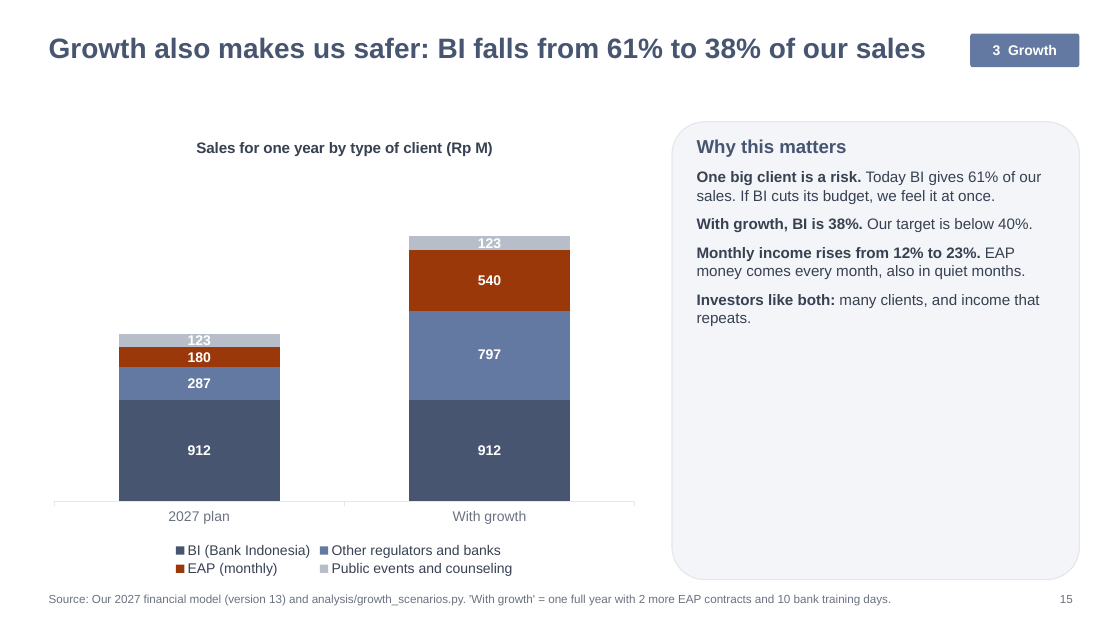
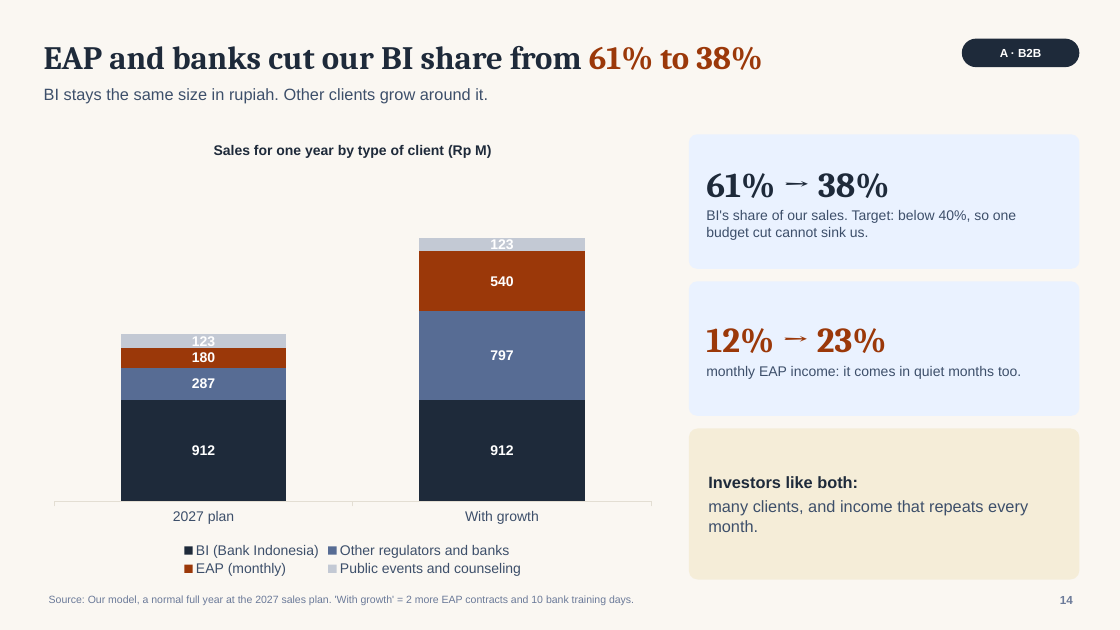
Before and after one commit to galihnxs/financial-estimations, a slide deck: slide 14 of TemanJourney_Growth_Recommendation.pptx (slide 15 before the commit). Drawn at 1120x630 pixels with LibreOffice and Linux fonts; fonts in the diff are those of the drawing. Boxes give left, top, right and bottom in pixels: in the first picture for what was removed or moved away, otherwise in the second. Text is boxed around its words. In the diff, an @@ line names an element or a change of style, - is before the commit and + after.

```diff
--- a/TemanJourney_Growth_Recommendation.pptx
+++ b/TemanJourney_Growth_Recommendation.pptx
@@ background #FFFFFF to #FAF7F2 @@
@@ text "EAP and banks cut our ..." at (44,46,763,70): vertical alignment top to middle @@
@@ text at (44,46,763,70): text changed; size 24 to 28 pt; font Arial to Cambria; text colour #475571 to #1E2A3A @@
-Growth also makes us safer: BI falls from 61% to 38% of our sales
+EAP and banks cut our BI share from 61% to 38%
@@ rounded rectangle added at (962,39,1080,67), fill #1E2A3A, 10 pt, text #FFFFFF, bold @@
+A · B2B
@@ rounded rectangle removed at (970,34,1080,67) @@
-3 Growth
@@ text added at (44,88,488,104), 14 pt, text #3D4F6A @@
+BI stays the same size in rupiah. Other clients grow around it.
@@ column stacked chart at (42,126,664,580) @@
@@ colour of BI (Bank Indonesia) #475571 to #1E2A3A @@
@@ colour of Other regulators and banks #6379A1 to #576C94 @@
@@ colour of Public events and counseling #B8BEC9 to #C3C9D4 @@
@@ legend changed @@
@@ category axis changed @@
@@ column stacked chart: place and size @@
-column stacked chart at (42,122,647,580)
+column stacked chart at (42,126,664,580)
@@ rounded rectangle removed at (672,122,1080,580) @@
-Why this matters
-One big client is a risk. Today BI gives 61% of our sales. If BI cuts its budget, we feel it at once.
-With growth, BI is 38%. Our target is below 40%.
-Monthly income rises from 12% to 23%. EAP money comes every month, also in quiet months.
-Investors like both: many clients, and income that repeats.
@@ rounded rectangle added at (689,134,1080,269), fill #EAF2FF, 12 pt, text #3D4F6A @@
+61% → 38%
+BI's share of our sales. Target: below 40%, so one budget cut cannot sink us.
@@ rounded rectangle added at (689,281,1080,416), fill #EAF2FF, 12 pt, text #3D4F6A @@
+12% → 23%
+monthly EAP income: it comes in quiet months too.
@@ rounded rectangle added at (689,429,1080,580), fill #F5EDD8, 14 pt, text #3D4F6A @@
+Investors like both:
+many clients, and income that repeats every month.
@@ text at (49,595,634,605): text changed; size 10 to 9 pt; text colour #6B7280 to #6B7A99 @@
-Source: Our 2027 financial model (version 13) and analysis/growth_scenarios.py. 'With growth' = one full year with 2 more EAP contracts and 10 bank training days.
+Source: Our model, a normal full year at the 2027 sales plan. 'With growth' = 2 more EAP contracts and 10 bank training days.
@@ text at (1060,596,1073,604): text changed; text colour #6B7280 to #6B7A99; bold on @@
-15
+14
```
Also in this commit, not shown: 13 other slides changed, 26 slides added, 11 slides removed, 9 other files.
